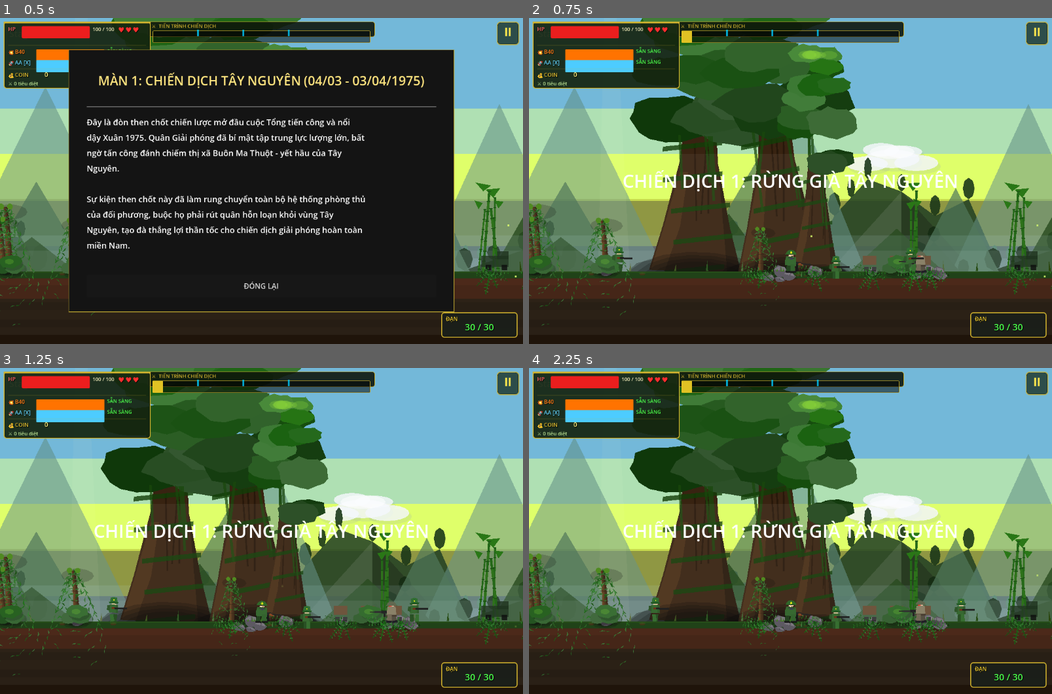
Above: before the commit, frames 1-4 (two rows, left to right).
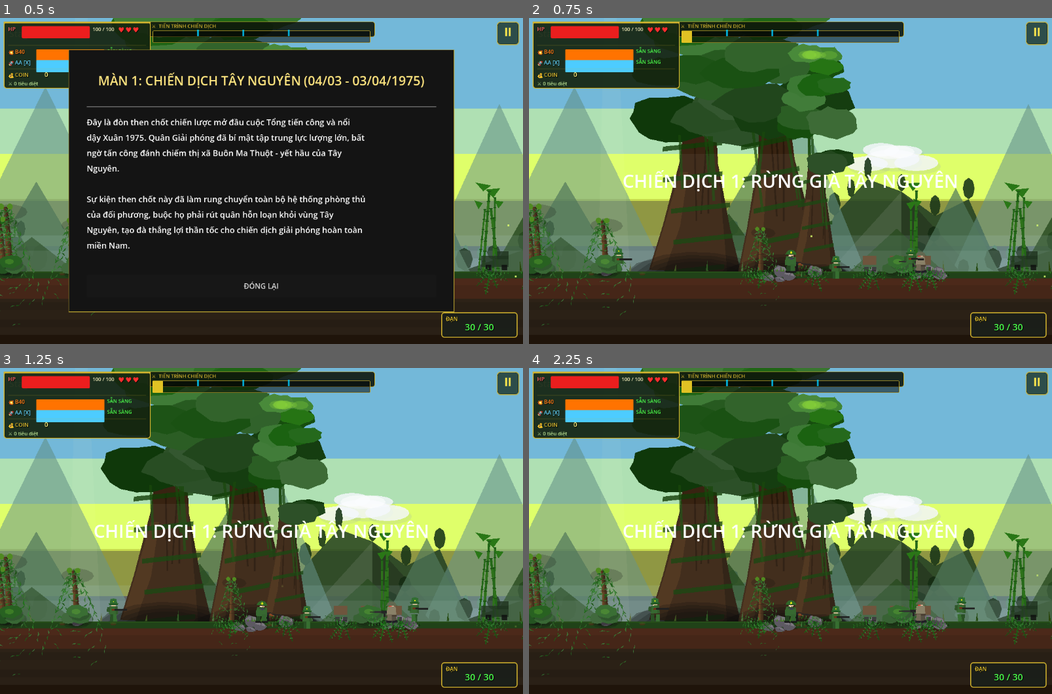
Above: after the commit, the same moments.

Repository: dangkhoa31204/alien-shooter
Game: Godot game, scene res://scenes/contra_main.tscn
The game is run twice, just before and just after one commit, with the same random seed, the same clock (stepped at 60 frames per second) and the same inputs. This scene is started directly instead of the project's main scene.
Inputs:
- Up to frame 1 (0.5 s): no input
- Up to frame 2 (0.75 s): click "ĐÓNG LẠI" at 0.5 s
- Up to frame 3 (1.25 s): no input
- Up to frame 4 (2.25 s): click "⏸" at 1.25 s; click "▶ TIẾP TỤC [ESC]" at 2 s

Frame 1 is identical in both runs. In frame 2, 0.1% of the frame differs, in the area x 15-76%, y 70-78%; in frame 3, 0.1%; in frame 4, 0.2%, in the area x 22-86%, y 70-78%.

Commit message:
Enhance enemy bullet movement and collision handling; adjust enemy HP scaling based on player damage

Diff:
--- a/scripts/bullet.gd
+++ b/scripts/bullet.gd
@@ -25,6 +25,8 @@
 var _beam_w:   float = 2.2          # core line width
 
 var _vp: Vector2 = Vector2(1152, 720)  # cached once in _ready
+
+const _RAYCAST_MAX_PASSES: int = 6
 
 @onready var sprite: ColorRect = $Sprite
 
@@ -91,7 +93,12 @@
 
 func _physics_process(delta: float) -> void:
 	_fx_timer += delta
-	position += direction * speed * delta
+	if is_enemy_bullet:
+		_enemy_move_and_collide(delta)
+		if is_queued_for_deletion():
+			return
+	else:
+		position += direction * speed * delta
 	queue_redraw()
 
 	# Contra Mode: Ground collision fallback for hilly terrain
@@ -124,6 +131,59 @@
 			if position.y < -60.0 or position.y > _vp.y + 60.0: queue_free()
 			if position.x < -60.0 or position.x > _vp.x + 60.0: queue_free()
 
+
+func _enemy_move_and_collide(delta: float) -> void:
+	# Enemy bullets move by teleporting position; use a raycast each frame to avoid tunneling
+	# through StaticBody2D/TileMap terrain when speed is high.
+	var from_pos: Vector2 = global_position
+	var to_pos: Vector2 = from_pos + direction * speed * delta
+	if from_pos.is_equal_approx(to_pos):
+		return
+
+	var space_state := get_world_2d().direct_space_state
+	# Godot allows excluding objects directly; this is safer than juggling RIDs.
+	var exclude: Array = [self]
+	var passes := 0
+	while passes < _RAYCAST_MAX_PASSES:
+		passes += 1
+		var q := PhysicsRayQueryParameters2D.create(from_pos, to_pos)
+		q.exclude = exclude
+		# Use all layers so terrain on non-default layers still blocks enemy bullets.
+		q.collision_mask = 0xffffffff
+		q.collide_with_bodies = true
+		q.collide_with_areas = true
+		var hit := space_state.intersect_ray(q)
+		if hit.is_empty():
+			global_position = to_pos
+			return
+
+		var collider: Object = hit.get("collider")
+		var hit_pos: Vector2 = hit.get("position", to_pos)
+		if collider == null:
+			global_position = to_pos
+			return
+
+		# Ignore other bullets and enemies (enemy bullets should not get blocked by their own units)
+		if collider is Node and ((collider as Node).is_in_group("bullet") or (collider as Node).is_in_group("enemy")):
+			exclude.append(collider)
+			continue
+
+		# Player hit
+		if collider is Node and (collider as Node).is_in_group("player"):
+			(collider as Node).call("take_damage", damage)
+			queue_free()
+			return
+
+		# Terrain / world geometry hit
+		if collider is PhysicsBody2D or collider is TileMap:
+			_spawn_hit_effect(hit_pos)
+			queue_free()
+			return
+
+		# Unknown collider: fall back to normal movement to avoid swallowing gameplay interactions.
+		global_position = to_pos
+		return
+
 func _draw() -> void:
 	# Star-Wars laser bolt: 3 draw_line + 1 draw_circle — very cheap
 	var tip  := Vector2.ZERO
@@ -163,6 +223,11 @@
 	if is_enemy_bullet:
 		if body.is_in_group("player"):
 			body.take_damage(damage)
+			queue_free()
+			return
+		# Stop enemy bullets from passing through terrain / world geometry
+		if body is StaticBody2D or body is TileMap:
+			_spawn_hit_effect(global_position)
 			queue_free()
 	else:
 		if body.is_in_group("enemy") or body is StaticBody2D:
--- a/scripts/contra_enemy.gd
+++ b/scripts/contra_enemy.gd
@@ -9,7 +9,8 @@
 const GRAVITY: float = 1400.0
 const DETECTION_RANGE: float = 320.0
 
-const HP_MULT: float = 0.5
+const INFANTRY_HITS_TO_KILL: int = 2
+const OFFICER_HITS_TO_KILL: int = 6
 
 var hp: int = 14
 var patrol_direction: int = -1 # Start walking left
@@ -39,8 +40,22 @@
 func _ready() -> void:
 	add_to_group("enemy")
 	_setup_complex_visuals()
-	hp = maxi(1, int(round(float(hp) * HP_MULT)))
 	shoot_timer.timeout.connect(_on_shoot_timer_timeout)
+	# Ensure intended TTK stays consistent across different player weapon damages.
+	call_deferred("_apply_scaled_hp")
+
+
+func _apply_scaled_hp() -> void:
+	var hits := OFFICER_HITS_TO_KILL if is_officer else INFANTRY_HITS_TO_KILL
+	var player_dmg: int = 1
+	var players := get_tree().get_nodes_in_group("player")
+	if players.size() > 0 and is_instance_valid(players[0]):
+		var p = players[0]
+		# contra_player.gd exposes current_damage; fall back to 1 if missing.
+		var v = p.get("current_damage")
+		if v != null:
+			player_dmg = maxi(1, int(v))
+	hp = maxi(1, hits * player_dmg)
 
 func _setup_complex_visuals() -> void:
 	# Clean existing if any
--- a/scripts/contra_main.gd
+++ b/scripts/contra_main.gd
@@ -3991,9 +3991,11 @@
 
 	kit.body_entered.connect(func(body):
 		if body.is_in_group("player"):
-			if body.hp < body.max_hp:
-				body.hp = min(body.hp + 1, body.max_hp)
-				body._sync_hp()
+			if ("hp" in body) and ("max_hp" in body) and body.hp < body.max_hp:
+				var heal_amt: int = maxi(1, ceili(float(body.max_hp) * 0.25))
+				body.hp = mini(body.hp + heal_amt, body.max_hp)
+				if body.has_method("_sync_hp"):
+					body._sync_hp()
 				Audio.play("collected_item")
 				kit.queue_free()
 	)
